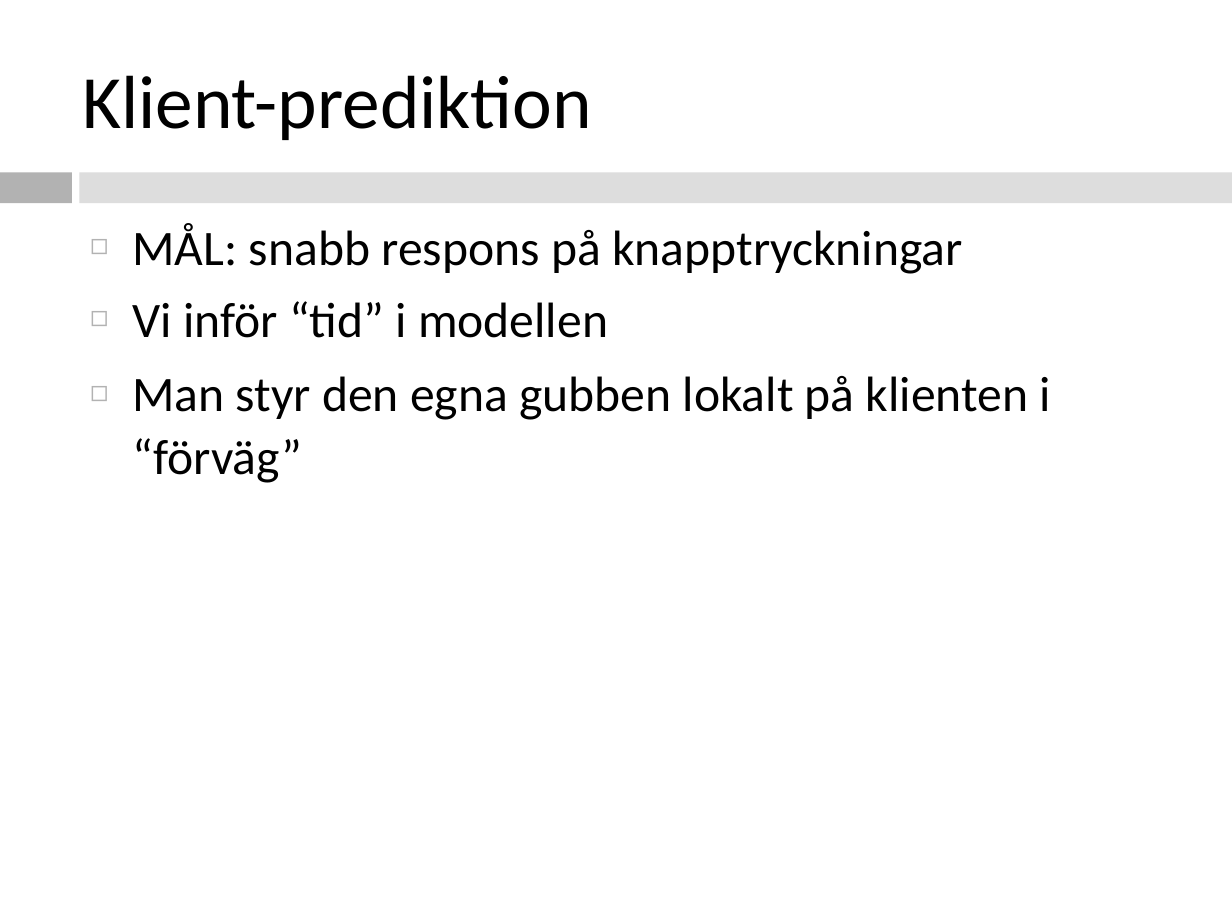
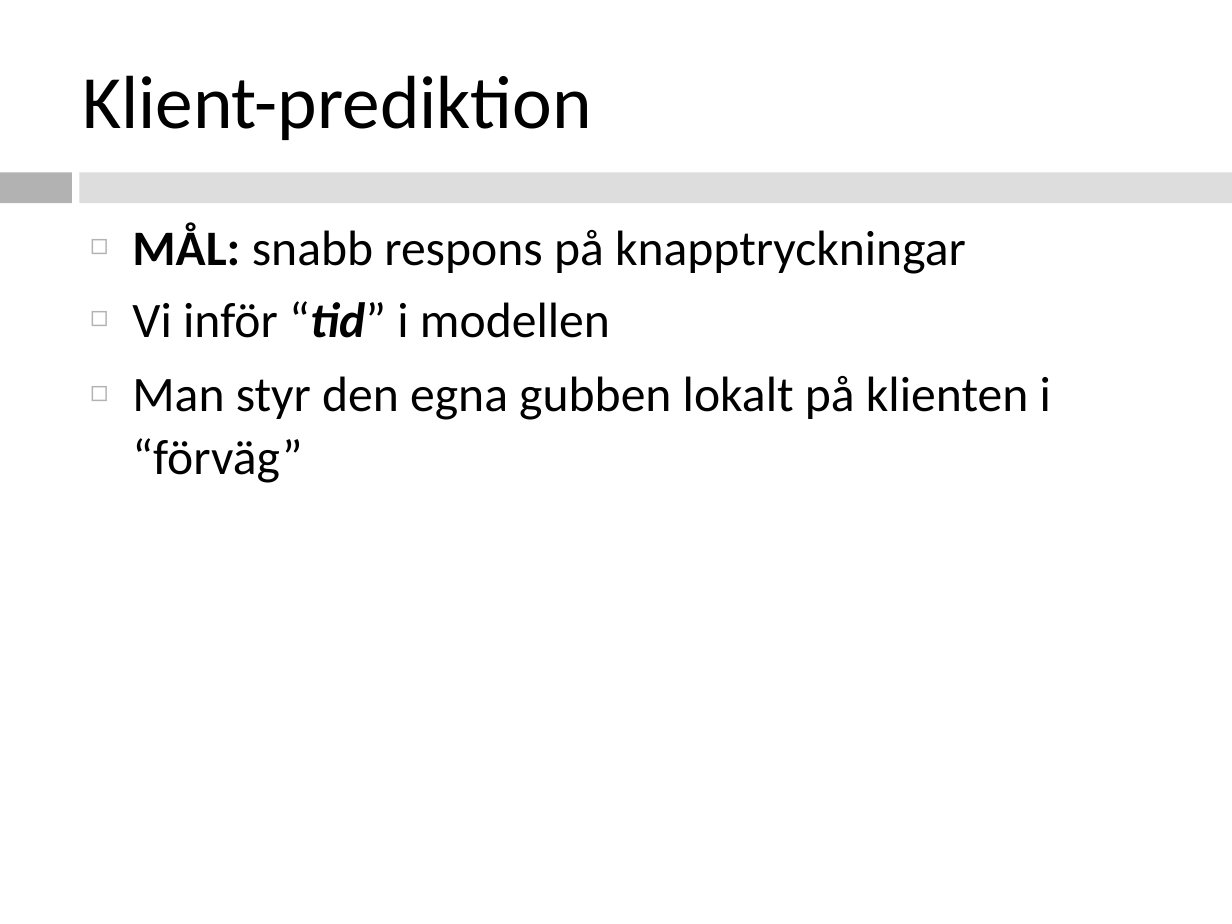
Before and after one commit to southor/planet, a slide deck: slide 8 of presentation/Natverksspel.ppt. Drawn at 1232x924 pixels with LibreOffice and Linux fonts; fonts in the diff are those of the drawing. Boxes give left, top, right and bottom in pixels: in the first picture for what was removed or moved away, otherwise in the second. Text is boxed around its words. In the diff, an @@ line names an element or a change of style, - is before the commit and + after.

```diff
--- a/presentation/Natverksspel.ppt
+++ b/presentation/Natverksspel.ppt
@@ text at (x1=132, y1=224, x2=966, y2=338): bold on in "MÅL:", "“tid”"; italic on in "“tid”" @@
```
Also in this commit, not shown: 1 other slide changed.
